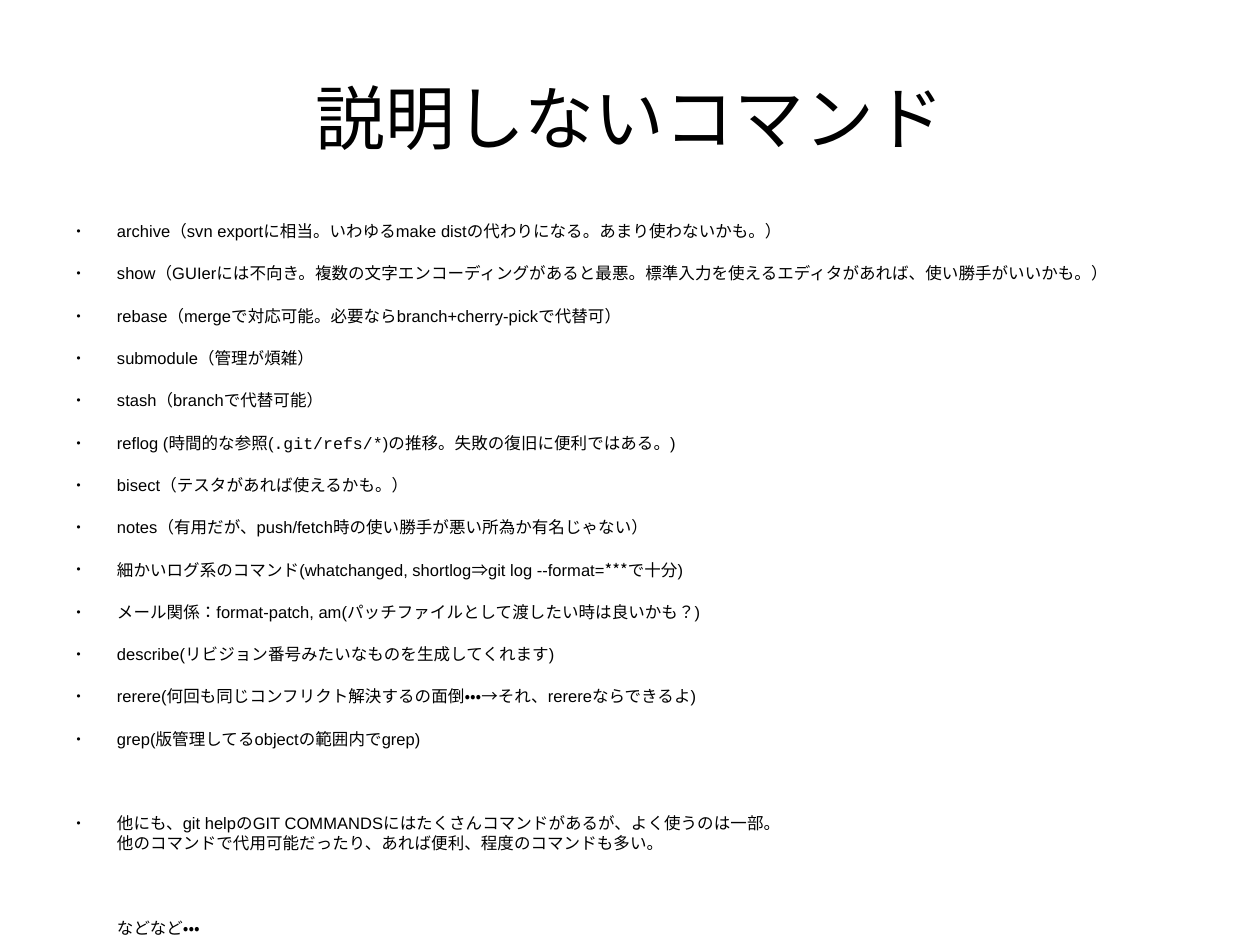
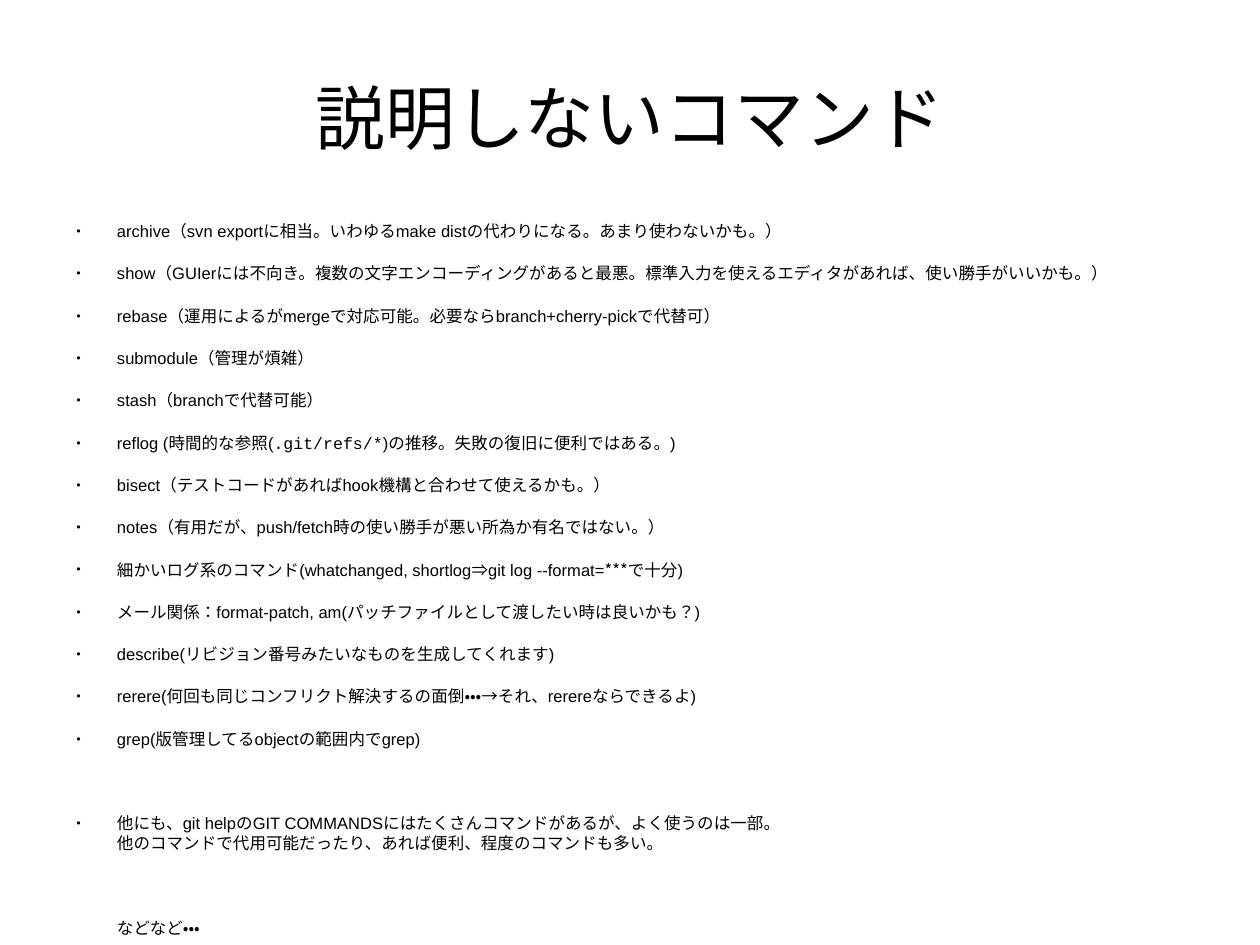
Before and after one commit to pneu/how_to_git, a slide deck: slide 83 of how_to_git.odp. Drawn at 1260x945 pixels with LibreOffice and Linux fonts; fonts in the diff are those of the drawing. Boxes give left, top, right and bottom in pixels: in the first picture for what was removed or moved away, otherwise in the second. Text is boxed around its words. In the diff, an @@ line names an element or a change of style, - is before the commit and + after.

```diff
--- a/how_to_git.odp
+++ b/how_to_git.odp
@@ text at box(117, 308, 720, 325): text changed @@
-● rebase（mergeで対応可能。必要ならbranch+cherry-pickで代替可）
+● rebase（運用によるがmergeで対応可能。必要ならbranch+cherry-pickで代替可）
@@ text at box(117, 478, 664, 537): text changed @@
-● bisect（テスタがあれば使えるかも。）
-● notes（有用だが、push/fetch時の使い勝手が悪い所為か有名じゃない）
+● bisect（テストコードがあればhook機構と合わせて使えるかも。）
+● notes（有用だが、push/fetch時の使い勝手が悪い所為か有名ではない。）
```
Also in this commit, not shown: 33 other slides changed, 1 other file.
